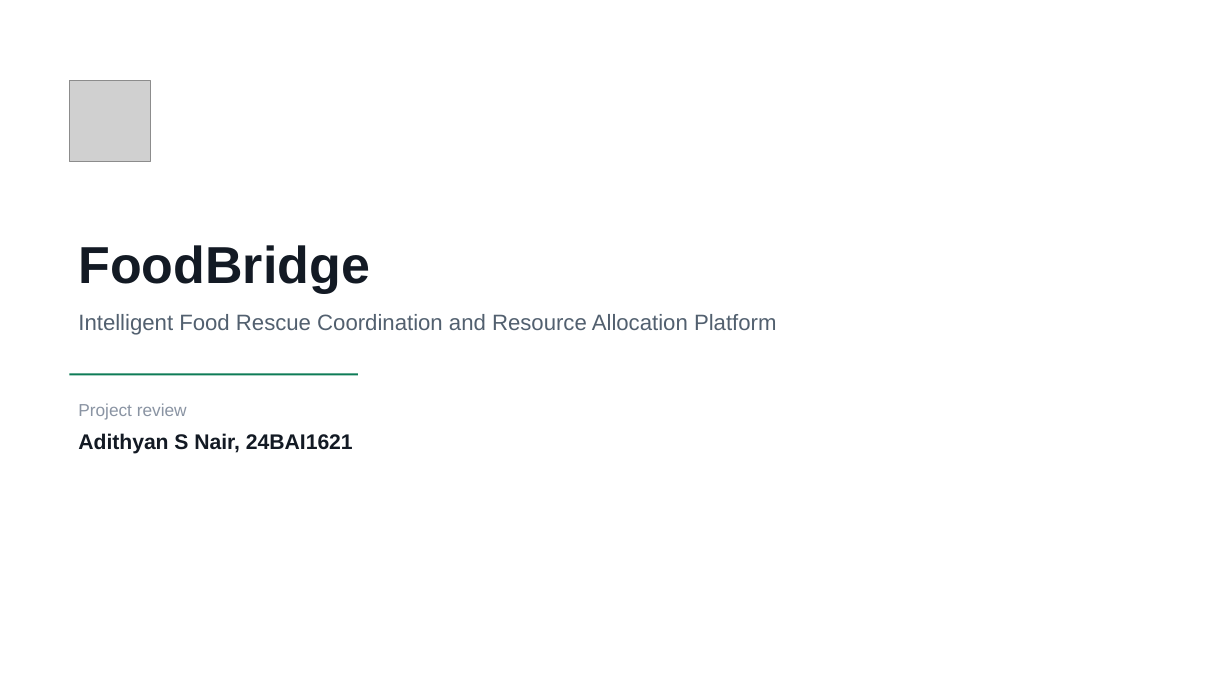
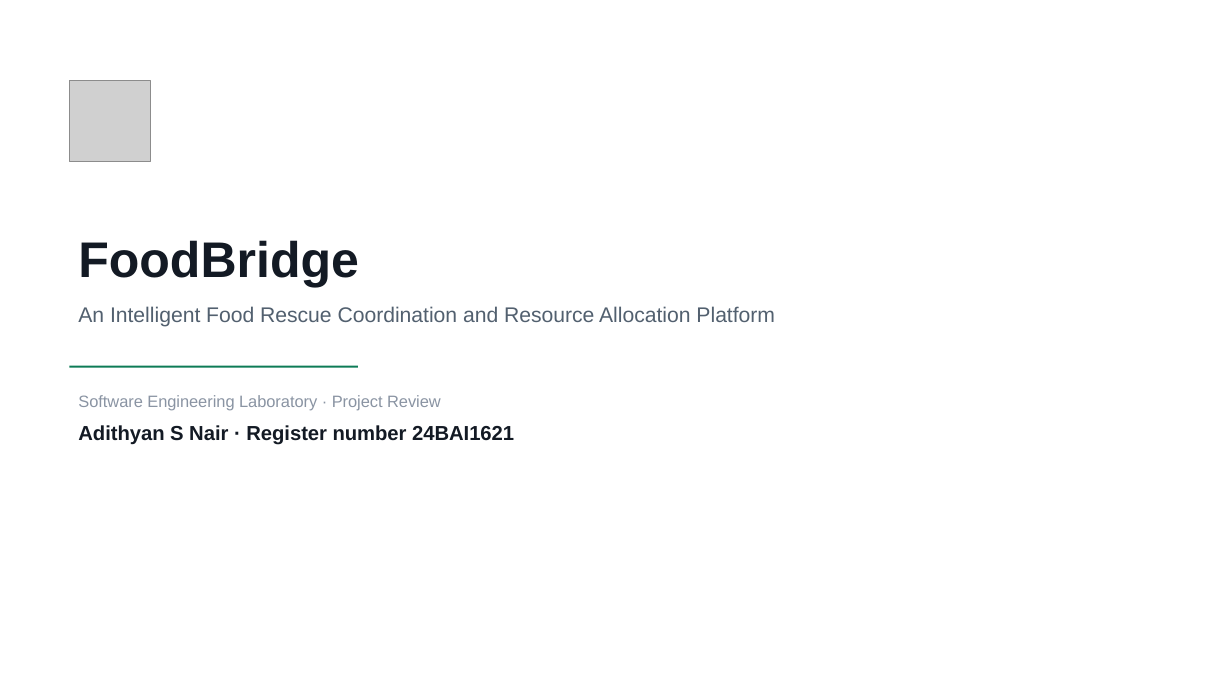
Before and after one commit to AdiByte5/FoodBridge, a slide deck: slide 1 of docs/FoodBridge_Project_Review.pptx. Drawn at 1232x693 pixels with LibreOffice and Linux fonts; fonts in the diff are those of the drawing; grey boxes stand for pictures. Boxes give left, top, right and bottom in pixels: in the first picture for what was removed or moved away, otherwise in the second. Text is boxed around its words. In the diff, an @@ line names an element or a change of style, - is before the commit and + after.

```diff
--- a/docs/FoodBridge_Project_Review.pptx
+++ b/docs/FoodBridge_Project_Review.pptx
@@ text "FoodBridge" at [78, 240, 359, 288]: size 40.5 to 39 pt @@
@@ text at [78, 306, 775, 327]: text changed; size 17.2 to 16.5 pt @@
-Intelligent Food Rescue Coordination and Resource Allocation Platform
+An Intelligent Food Rescue Coordination and Resource Allocation Platform
@@ rectangle: place and size @@
-rectangle at [69, 373, 358, 375]
+rectangle at [69, 366, 358, 368]
@@ text at [78, 395, 441, 411]: text changed; size 13.5 to 12.8 pt @@
-Project review
+Software Engineering Laboratory · Project Review
@@ text at [78, 425, 514, 445]: text changed; size 16.5 to 15.8 pt @@
-Adithyan S Nair, 24BAI1621
+Adithyan S Nair · Register number 24BAI1621
```
Also in this commit, not shown: 4 other slides changed, 5 slides added, 3 slides removed.
